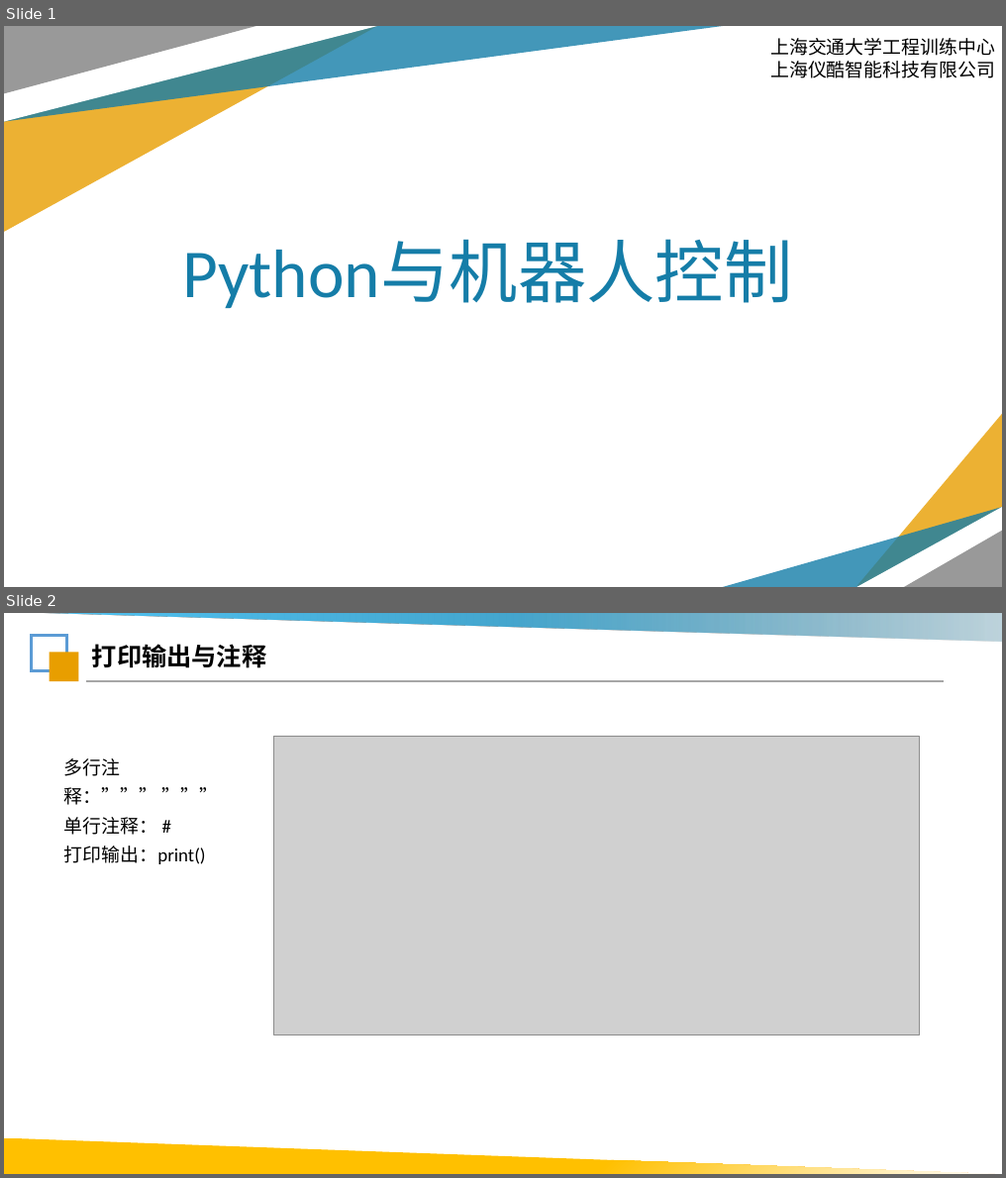
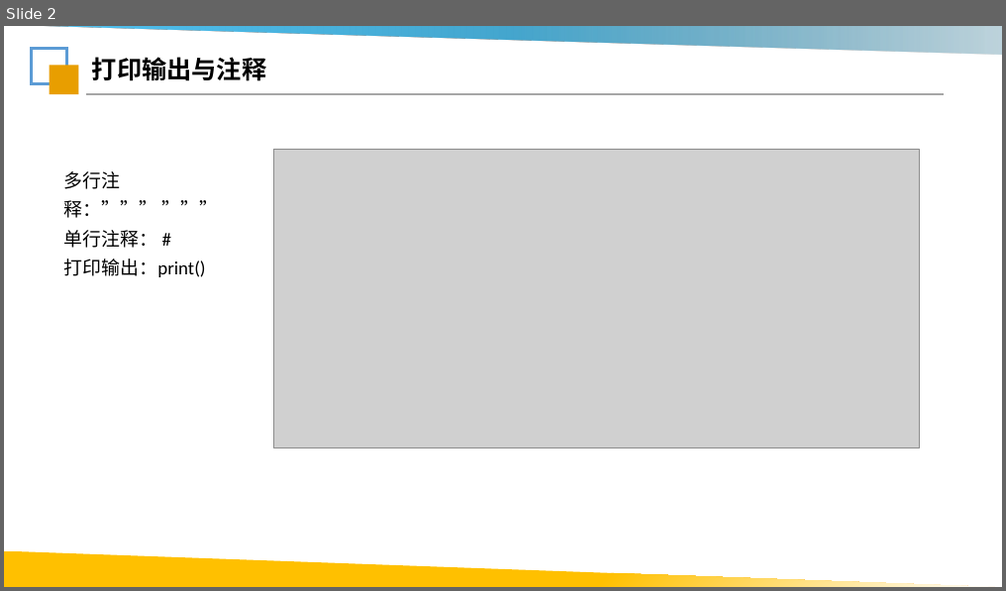
Before and after one commit to Lsnxiaoxiong/robot-course, a slide deck: ppt/第2课_Python与机器人控制.pptx. Shown one above the other, each under a label of ours: slides 1 and 2 before the commit, slide 2 after it. The pictures are 1006x1178 and 1006x591 pixels, drawn with LibreOffice and Linux fonts; fonts in the diff are those of the drawing; grey boxes stand for pictures; background and template pictures are left out. Boxes give left, top, right and bottom in pixels: in the first picture for what was removed or moved away, otherwise in the second. Text is boxed around its words. In the diff, an @@ line names an element or a change of style, - is before the commit and + after.

```diff
--- a/ppt/第2课_Python与机器人控制.pptx
+++ b/ppt/第2课_Python与机器人控制.pptx
@@ slide 1 removed at bbox=[4, 26, 1002, 587], background #FFFFFF @@
@@ freeform shape removed at bbox=[4, 26, 377, 232] @@
@@ freeform shape removed at bbox=[4, 26, 723, 122] @@
@@ freeform shape removed at bbox=[4, 26, 378, 121] @@
@@ freeform shape removed at bbox=[4, 26, 255, 93] @@
@@ text removed at bbox=[770, 38, 995, 78] @@
-上海交通大学工程训练中心
-上海仪酷智能科技有限公司
@@ text removed at bbox=[182, 240, 792, 309] @@
-Python与机器人控制
@@ group removed at bbox=[723, 414, 1002, 587]: 4 freeform shapes @@
```
Also in this commit, not shown: 1 slide added, 4 other files.
